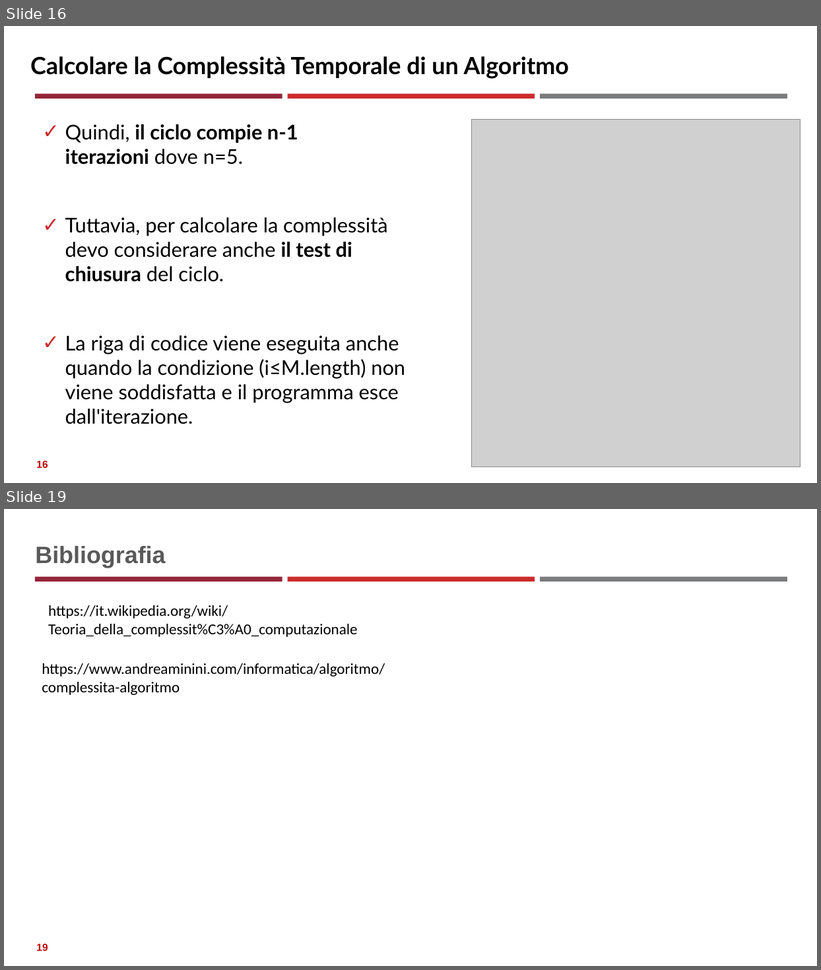
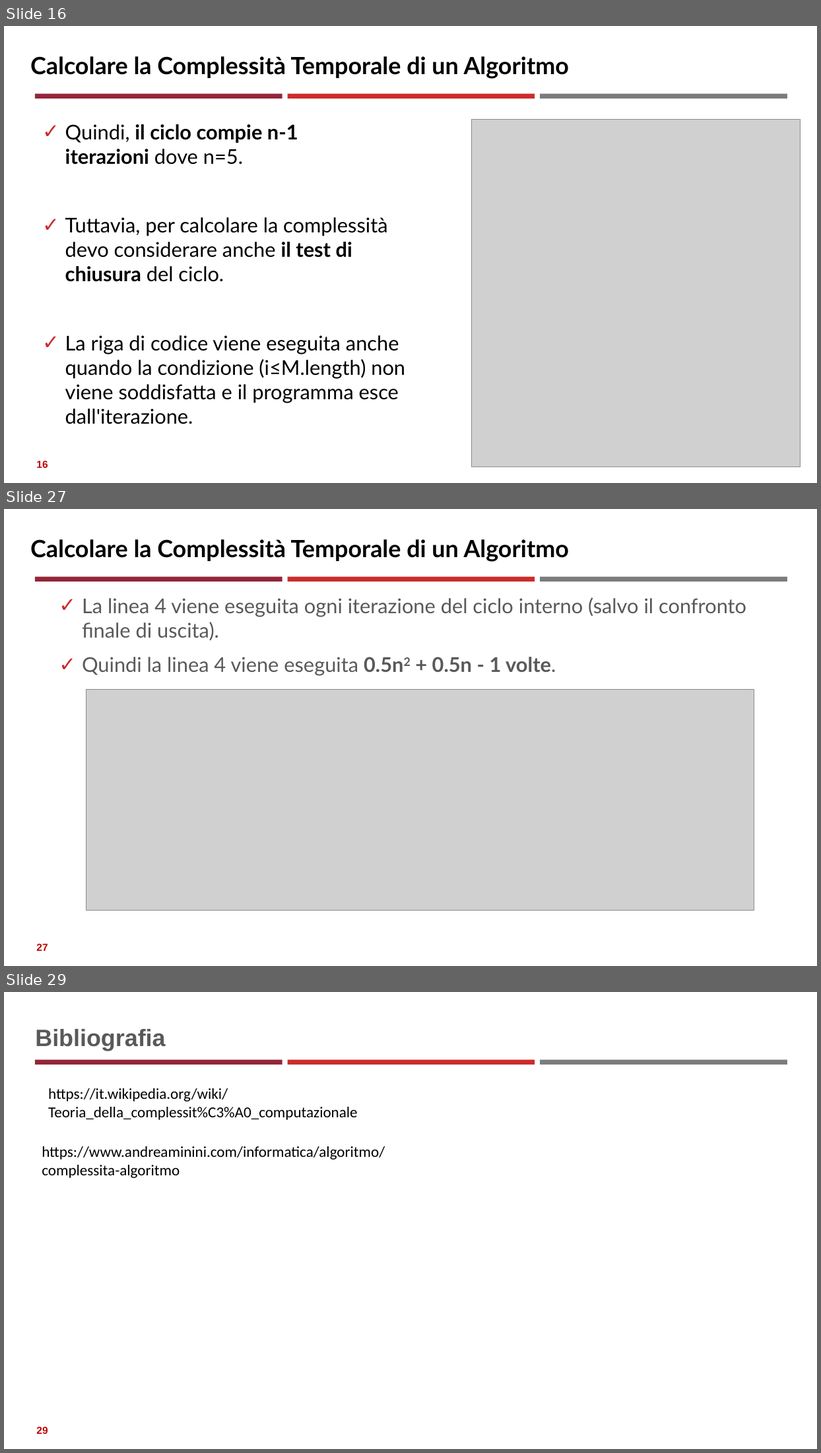
Before and after one commit to neural1977/data_science_interview_material, a slide deck: Assicurazioni/Complessità di algoritmi e problemi_ita.pptx. Shown one above the other, each under a label of ours: slides 16 and 19 before the commit, slides 16, 27 and 29 after it; the slides between them are not shown. The pictures are 821x970 and 821x1453 pixels, drawn with LibreOffice and Linux fonts; fonts in the diff are those of the drawing; grey boxes stand for pictures. Boxes give left, top, right and bottom in pixels: in the first picture for what was removed or moved away, otherwise in the second. Text is boxed around its words. In the diff, an @@ line names an element or a change of style, - is before the commit and + after.

```diff
--- a/Assicurazioni/Complessità di algoritmi e problemi_ita.pptx
+++ b/Assicurazioni/Complessità di algoritmi e problemi_ita.pptx
@@ slide 27 added at (4, 509, 817, 966), background #FFFFFF; not listed: 3 template elements that a slide beside it also shows @@
@@ text added at (30, 539, 570, 562), 28 pt, text #000000, bold @@
+Calcolare la Complessità Temporale di un Algoritmo
@@ text added at (82, 597, 746, 676), 24 pt, text #595959 @@
+✓ La linea 4 viene eseguita ogni iterazione del ciclo interno (salvo il confronto finale di uscita).
+✓ Quindi la linea 4 viene eseguita 0.5n2 + 0.5n - 1 volte.
@@ picture added at (86, 690, 754, 911) @@
@@ page number added at (36, 944, 48, 951), 12 pt, text #C00000, bold @@
+27
@@ what was slide 19 is now slide 29 @@
@@ page number at (36, 1427, 48, 1434): text changed @@
-19
+29
```
Also in this commit, not shown: 1 slide changed, 9 other slides added, 4 other files.
